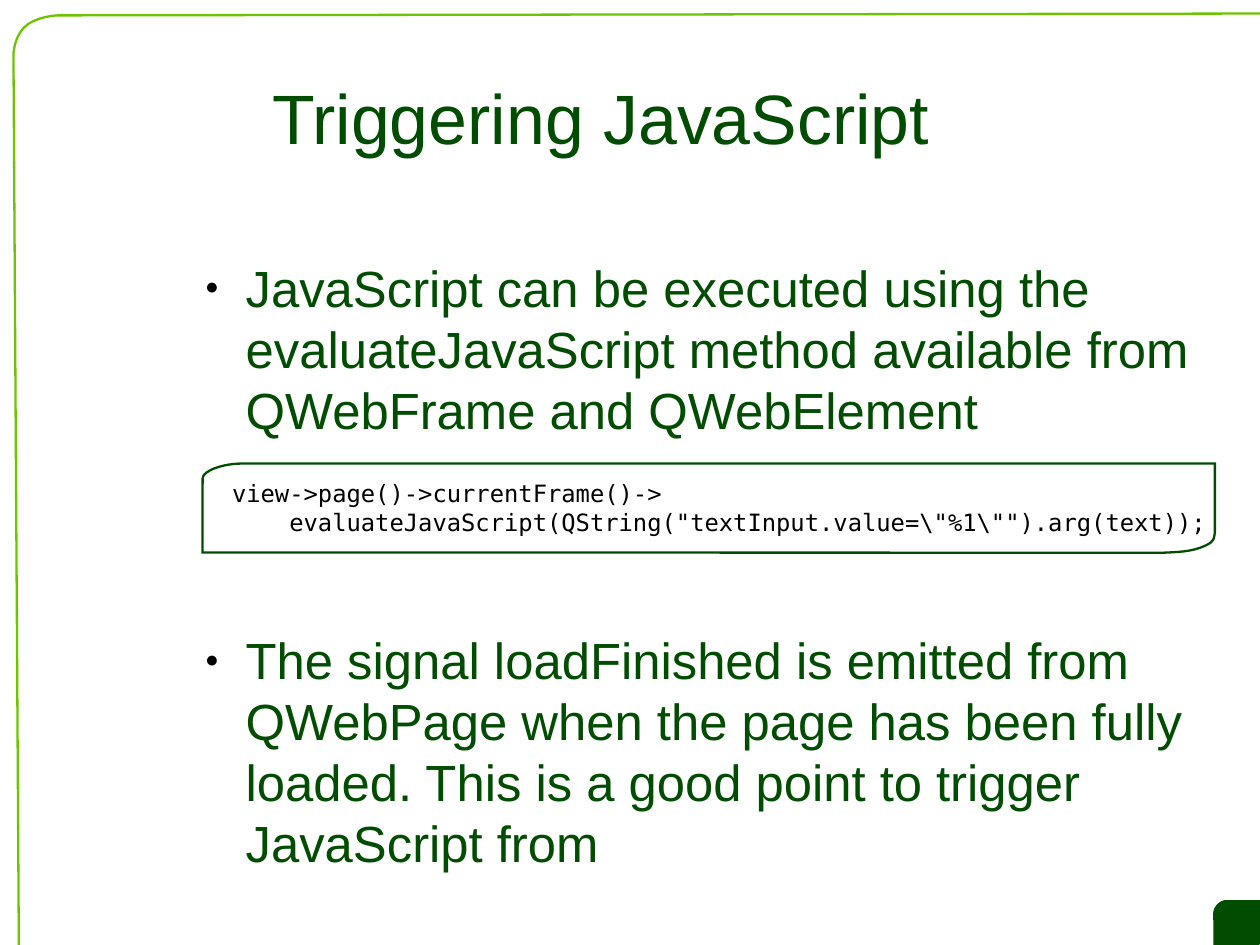
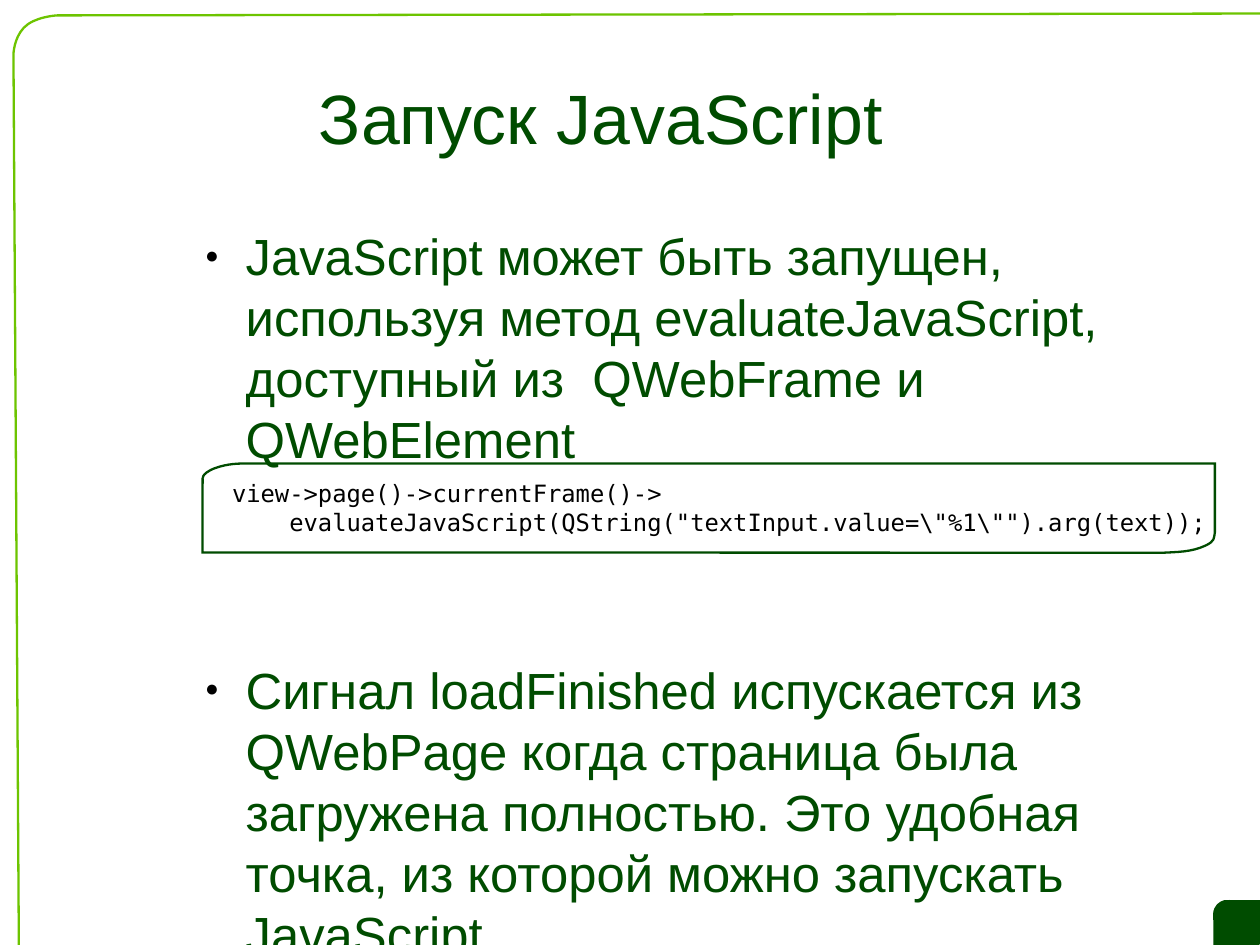
Before and after one commit to saa/qecm, a slide deck: slide 26 of L10/L10 Slides.odp. Drawn at 1260x945 pixels with LibreOffice and Linux fonts; fonts in the diff are those of the drawing; background and template pictures are left out. Boxes give left, top, right and bottom in pixels: in the first picture for what was removed or moved away, otherwise in the second. Text is boxed around its words. In the diff, an @@ line names an element or a change of style, - is before the commit and + after.

```diff
--- a/L10/L10 Slides.odp
+++ b/L10/L10 Slides.odp
@@ title at <box>319,93,883,157</box>: text changed @@
-Triggering JavaScript
+Запуск JavaScript
@@ text at <box>246,237,1097,902</box>: text changed @@
-● JavaScript can be executed using the evaluateJavaScript method available from QWebFrame and QWebElement
-● The signal loadFinished is emitted from QWebPage when the page has been fully loaded. This is a good point to trigger JavaScript from
+● JavaScript может быть запущен, используя метод evaluateJavaScript, доступный из QWebFrame и QWebElement
+● Сигнал loadFinished испускается из QWebPage когда страница была загружена полностью. Это удобная точка, из которой можно запускать JavaScript
```
Also in this commit, not shown: 32 other slides changed, 16 slides added, 16 slides removed.
